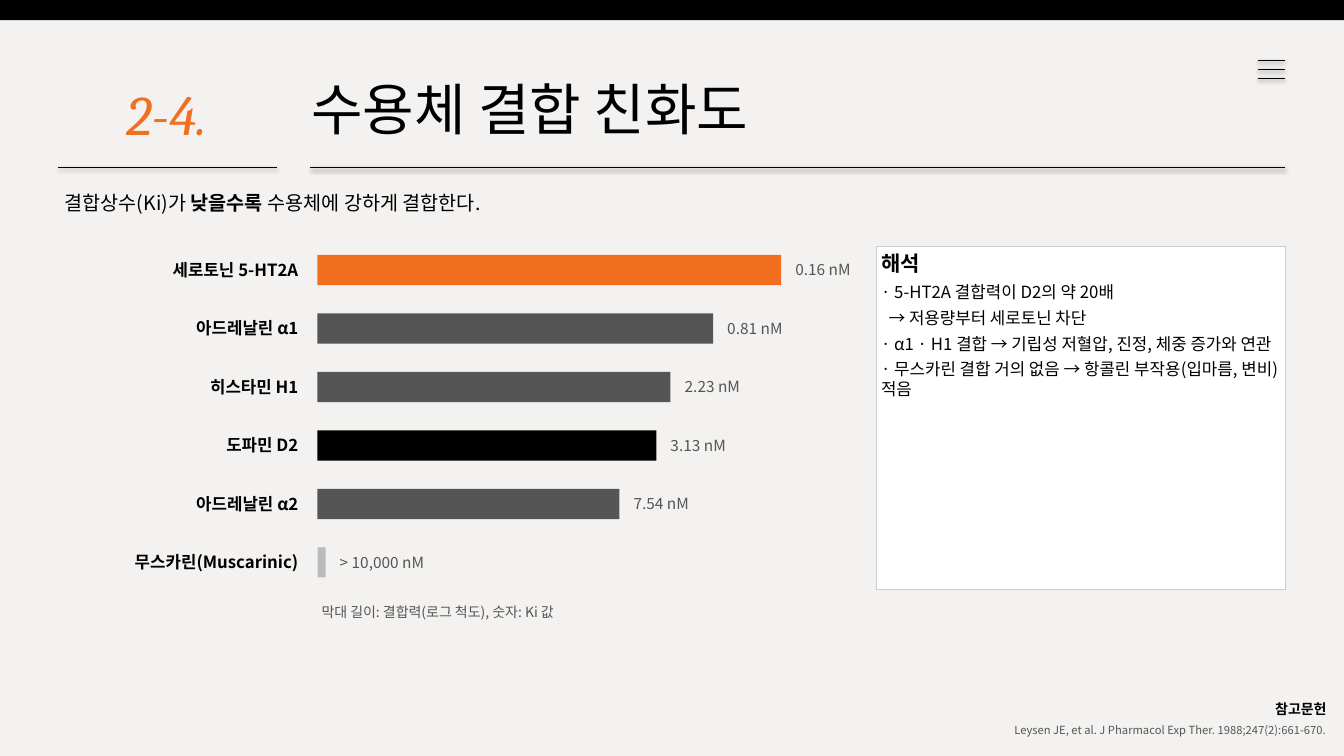
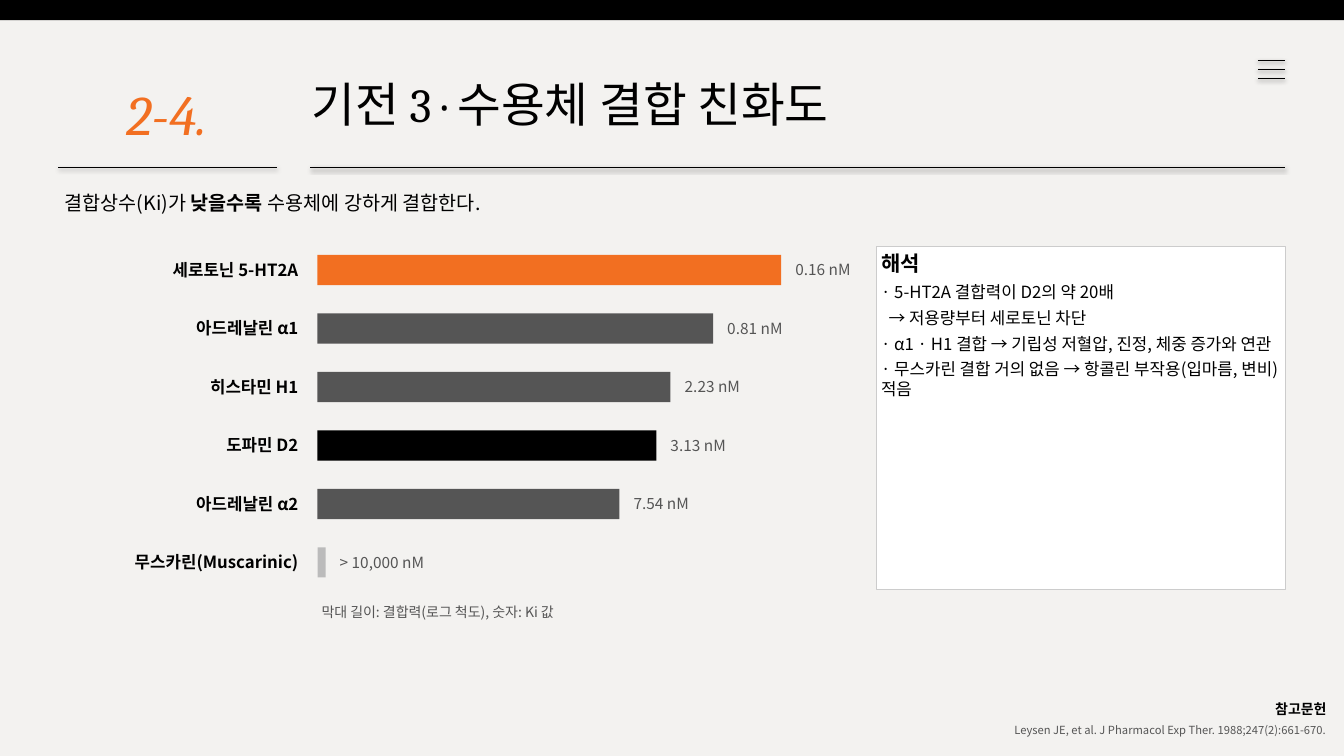
Before and after one commit to wlwl991123-prog/webtoon-app, a slide deck: slide 7 of risperidone.pptx. Drawn at 1344x756 pixels with LibreOffice and Linux fonts; fonts in the diff are those of the drawing. Boxes give left, top, right and bottom in pixels: in the first picture for what was removed or moved away, otherwise in the second. Text is boxed around its words. In the diff, an @@ line names an element or a change of style, - is before the commit and + after.

```diff
--- a/risperidone.pptx
+++ b/risperidone.pptx
@@ text at (x1=311, y1=82, x2=828, y2=126): text changed; size 40 to 34 pt @@
-수용체 결합 친화도
+기전 3 · 수용체 결합 친화도
```
Also in this commit, not shown: 4 other slides changed, 1 other file.
